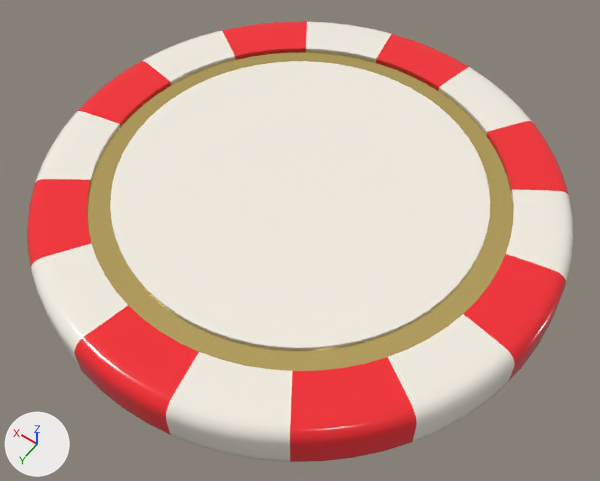
The glTF model src/resources/models/chip_white.glb, before and after one commit.
The view is the same before and after, from a camera (50 mm lens) standing at (-0.533, 0.747, 1.073) and looking at (-0.028, 0.04, -0.038). The lights are fixed; the arrows at lower left show +X, +Y and +Z.

The older version as bpy lines, for what is in view:
```python
mat_gold = principled_material('Gold')
mat_gold.base_color = (0.914, 0.695, 0.236)  # yellow #f5d985
mat_gold.metallic = 1.0
mat_gold.roughness = 0.1
me_cylinder = bpy.data.meshes.new('Cylinder')
me_cylinder.from_pydata(...)  # 2562 vertices, 4992 faces; spans x -0.447..0.447, y -0.447..0.447, z -0.049..0.049
# faces by material slot: [2688, 1792, 512]
me_cylinder.materials.append(mat_ceramic_white)  # white #f5efe4
me_cylinder.materials.append(mat_ceramic_red)  # red #f52930
me_cylinder.materials.append(mat_gold)  # yellow #f5d985
ob_cylinder = bpy.data.objects.new('Cylinder', me_cylinder)
ob_cylinder.location = (0.0, 0.0, 0.0)
```
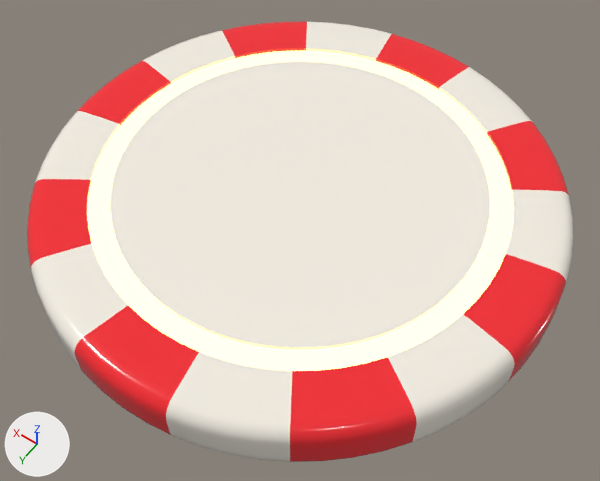
The edits, one by one:
In material 'Gold' (mat_gold), emission_color is now set to (1.0, 0.673, 0.221), beige #ffd681.
In material 'Gold' (mat_gold), emission_strength is now set to 3.511.

Where the change shows, as pixel boxes [x1, y1, x2, y2] in the pictures (600 x 481 px):
'Cylinder', recoloured, surface changed
    both: [83, 45, 517, 375]
